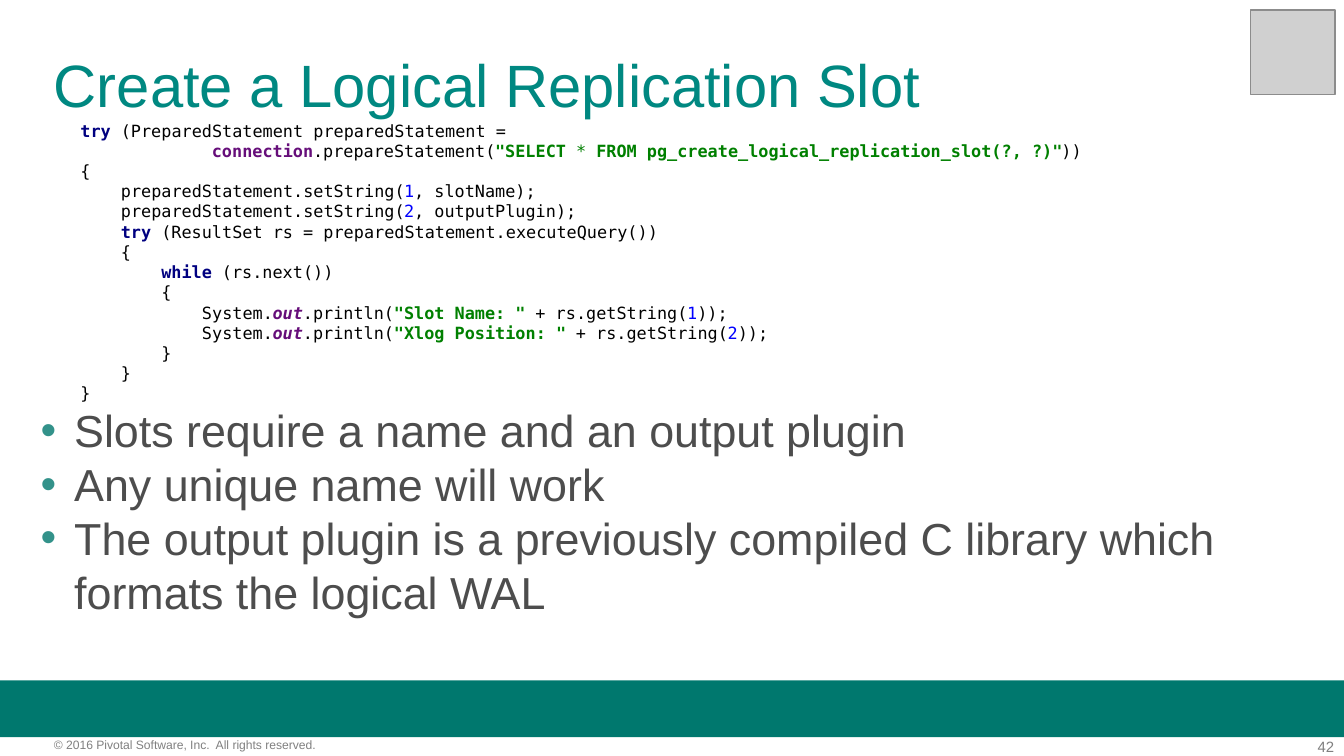
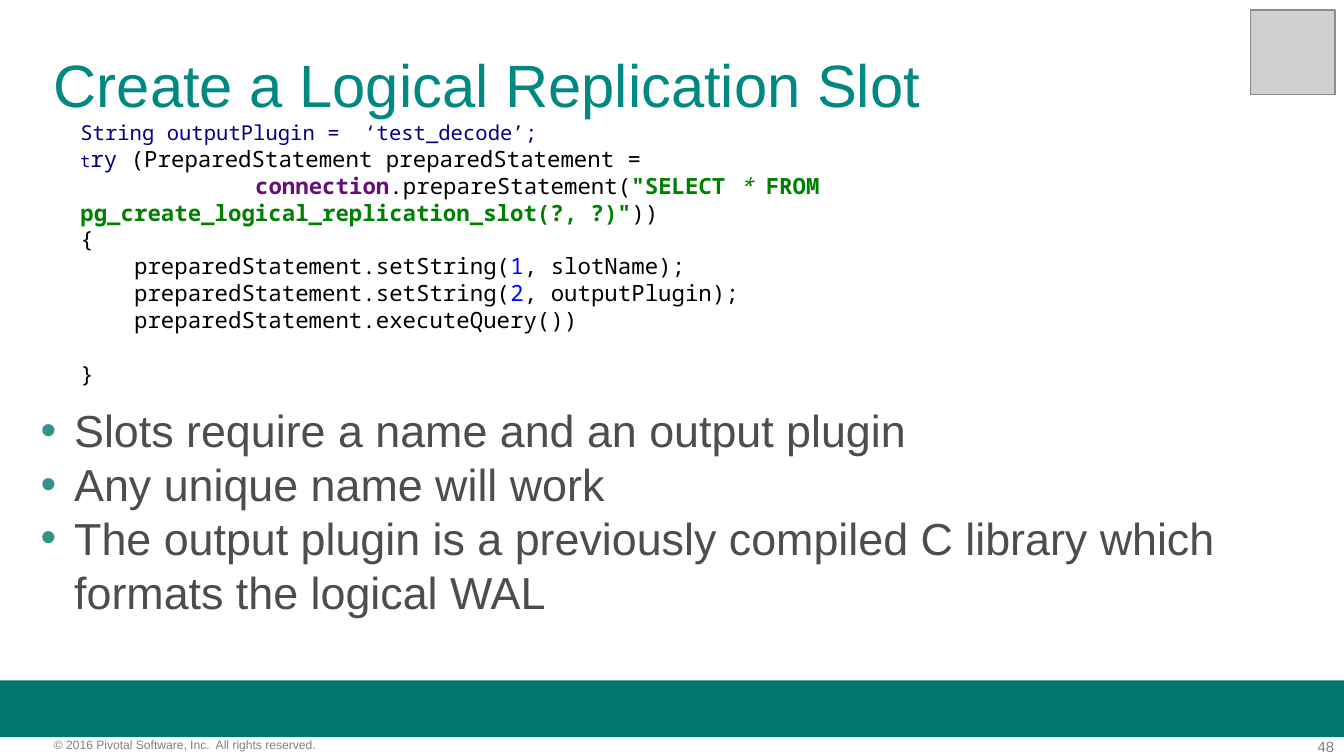
Before and after one commit to davecramer/presentations, a slide deck: slide 48 of JDBC Performance.pptx (slide 42 before the commit). Drawn at 1344x756 pixels with LibreOffice and Linux fonts; fonts in the diff are those of the drawing; grey boxes stand for pictures; background and template pictures are left out. Boxes give left, top, right and bottom in pixels: in the first picture for what was removed or moved away, otherwise in the second. Text is boxed around its words. In the diff, an @@ line names an element or a change of style, - is before the commit and + after.

Commit message:
updated slides

```diff
--- a/JDBC Performance.pptx
+++ b/JDBC Performance.pptx
@@ text at [80,124,820,334]: text changed; size 9 to 12 pt; font DejaVu Sans Mono to Noto Sans Mono @@
-try (PreparedStatement preparedStatement =
-connection.prepareStatement("SELECT * FROM pg_create_logical_replication_slot(?, ?)"))
-{
-preparedStatement.setString(1, slotName);
-preparedStatement.setString(2, outputPlugin);
-try (ResultSet rs = preparedStatement.executeQuery())
-{
-while (rs.next())
-{
-System.out.println("Slot Name: " + rs.getString(1));
-System.out.println("Xlog Position: " + rs.getString(2));
-}
-}
-}
+String outputPlugin = ‘test_decode’;
+try (PreparedStatement preparedStatement =
+connection.prepareStatement("SELECT * FROM pg_create_logical_replication_slot(?, ?)"))
+{
+preparedStatement.setString(1, slotName);
+preparedStatement.setString(2, outputPlugin);
+preparedStatement.executeQuery())
+}
@@ page number at [1318,741,1335,752]: text changed @@
-42
+48
```
Also in this commit, not shown: 26 other slides changed, 2 slides added, 2 slides removed, 1 other file.
